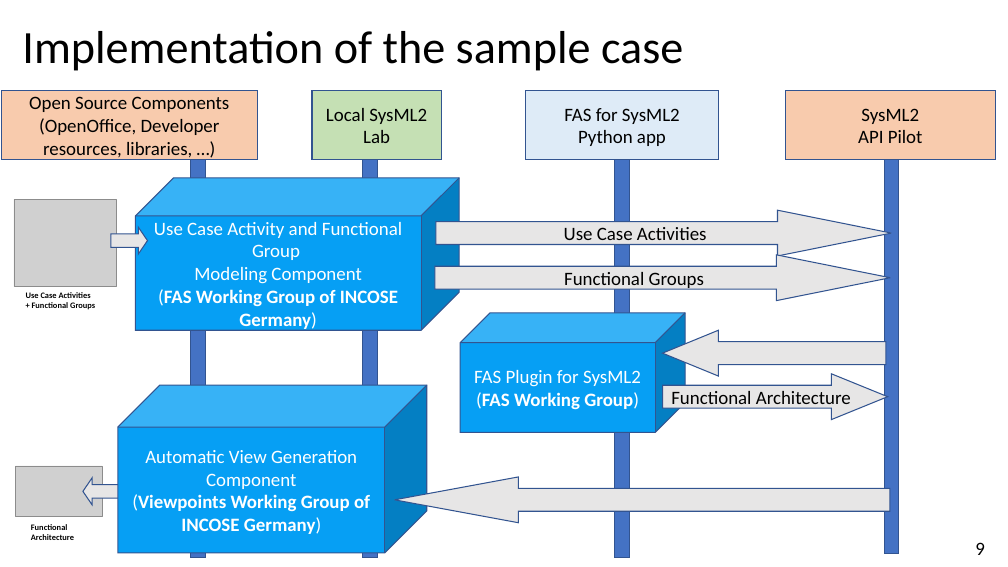
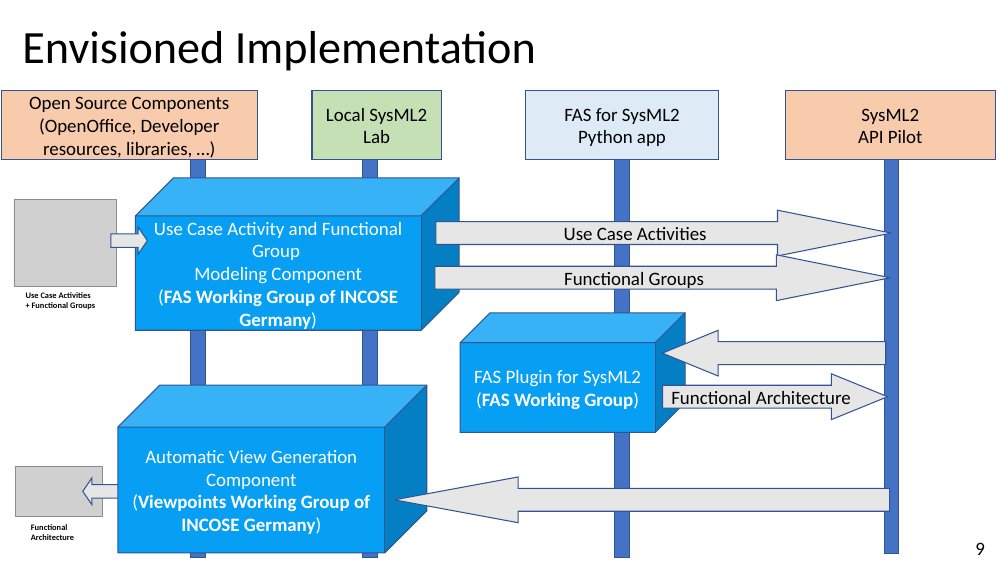
Before and after one commit to GfSE/fas4sysmlv2, a slide deck: slide 9 of doc/tech-docs/sysmlv2-pilot/fas4sysmlv2.odp. Drawn at 1008x567 pixels with LibreOffice and Linux fonts; fonts in the diff are those of the drawing; grey boxes stand for pictures. Boxes give left, top, right and bottom in pixels: in the first picture for what was removed or moved away, otherwise in the second. Text is boxed around its words. In the diff, an @@ line names an element or a change of style, - is before the commit and + after.

```diff
--- a/doc/tech-docs/sysmlv2-pilot/fas4sysmlv2.odp
+++ b/doc/tech-docs/sysmlv2-pilot/fas4sysmlv2.odp
@@ title at (22,31,536,71): text changed @@
-Implementation of the sample case
+Envisioned Implementation
```
Also in this commit, not shown: 3 other slides changed, 2 slides added, 1 other file.
